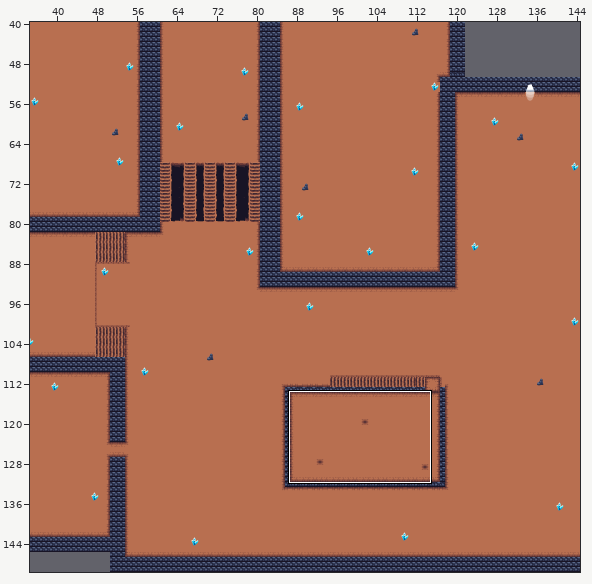
Two versions of a level (Tiled map, map/dungeon2.tmx). The first picture is a wide view before the edit; the outline marks the close-up.
Close-up. As it was:
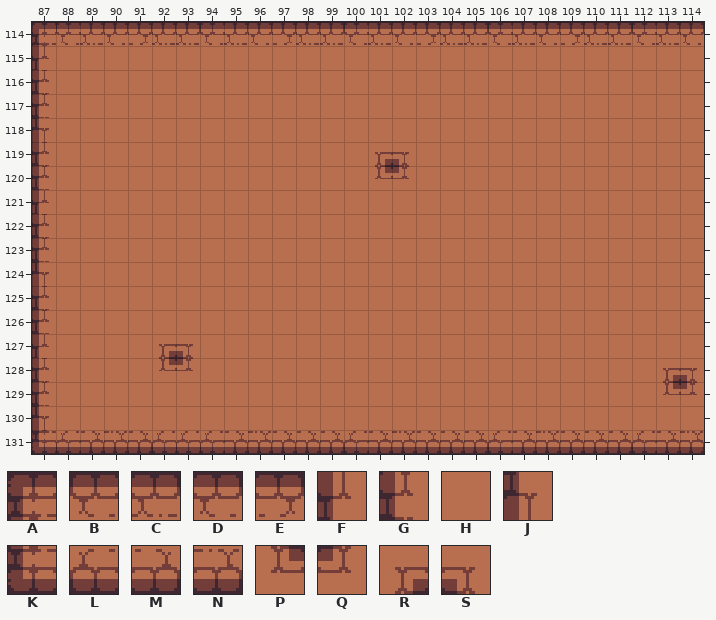
Cells are 16x16 px. Shown: x 87..114, y 114..131. The commit also changed other parts of the map, which this record leaves out.
Key: from "tileset_dungeon": A 128, B 129, C 130, D 131, E 132, F 144, G 160, H 162, J 192, K 208, L 209, M 210, N 211, P 229, Q 230, R 241, S 242.
_ is an empty cell.
Layers that did not change in this view are not listed.
Layer "modules" before, first column x 87:
114 ABCDECCBCDECCBCDECCBCDECCBCD
115 FHHHHHHHHHHHHHHHHHHHHHHHHHHH
116 GHHHHHHHHHHHHHHHHHHHHHHHHHHH
117 GHHHHHHHHHHHHHHHHHHHHHHHHHHH
118 JHHHHHHHHHHHHHHHHHHHHHHHHHHH
119 GHHHHHHHHHHHHHRSHHHHHHHHHHHH
120 GHHHHHHHHHHHHHPQHHHHHHHHHHHH
121 FHHHHHHHHHHHHHHHHHHHHHHHHHHH
122 GHHHHHHHHHHHHHHHHHHHHHHHHHHH
123 GHHHHHHHHHHHHHHHHHHHHHHHHHHH
124 JHHHHHHHHHHHHHHHHHHHHHHHHHHH
125 GHHHHHHHHHHHHHHHHHHHHHHHHHHH
126 GHHHHHHHHHHHHHHHHHHHHHHHHHHH
127 FHHHHRSHHHHHHHHHHHHHHHHHHHHH
128 GHHHHPQHHHHHHHHHHHHHHHHHHHRS
129 GHHHHHHHHHHHHHHHHHHHHHHHHHPQ
130 JHHHHHHHHHHHHHHHHHHHHHHHHHHH
131 KLMNMLLLMNMMMLMNMMMLMNMMMLMN
The same view after the edit:
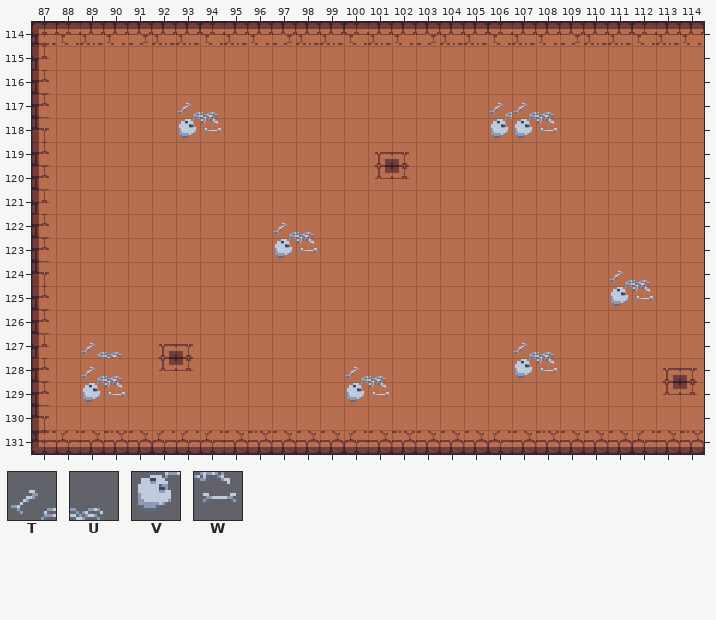
Further tiles: from "tileset_dungeon": T 78, U 79, V 94, W 95.
Changes in this commit:
Layer "modules":
The edit turns tile H into tile T in row 117 at x 93 and 106 to 107; in row 122 at x 97; in row 124 at x 111; in row 127 at x 89 and 107; in row 128 at x 89 and 100.
The edit turns tile H into tile U in row 117 at x 94 and 108; in row 122 at x 98; in row 124 at x 112; in row 127 at x 90 and 108; in row 128 at x 90 and 101.
The edit turns tile H into tile V in row 118 at x 93 and 106 to 107; in row 123 at x 97; in row 125 at x 111; in row 128 at x 107; in row 129 at x 89 and 100.
The edit turns tile H into tile W in row 118 at x 94 and 108; in row 123 at x 98; in row 125 at x 112; in row 128 at x 108; in row 129 at x 90 and 101.
Pixel boxes of the changes (left, top, right, bottom) in both close-ups:
changed: (177, 103, 221, 138)
changed: (489, 103, 557, 138)
changed: (273, 223, 317, 258)
changed: (609, 271, 653, 306)
changed: (81, 343, 125, 402)
changed: (513, 343, 557, 378)
changed: (345, 367, 389, 402)
